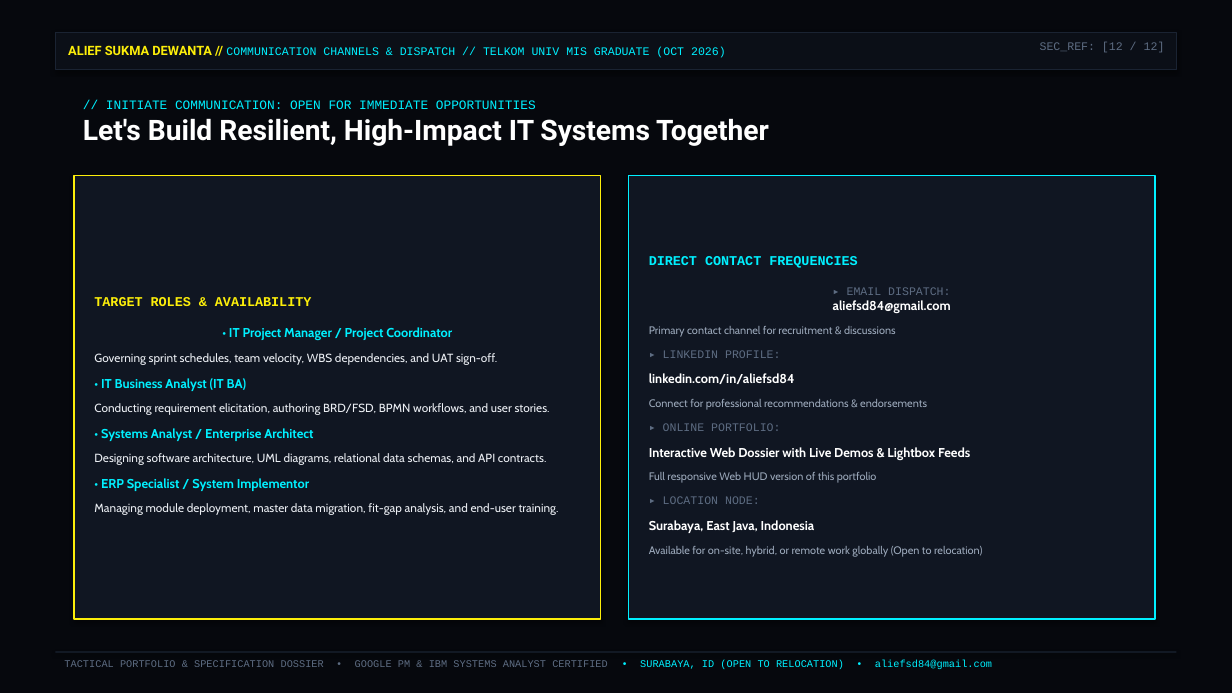
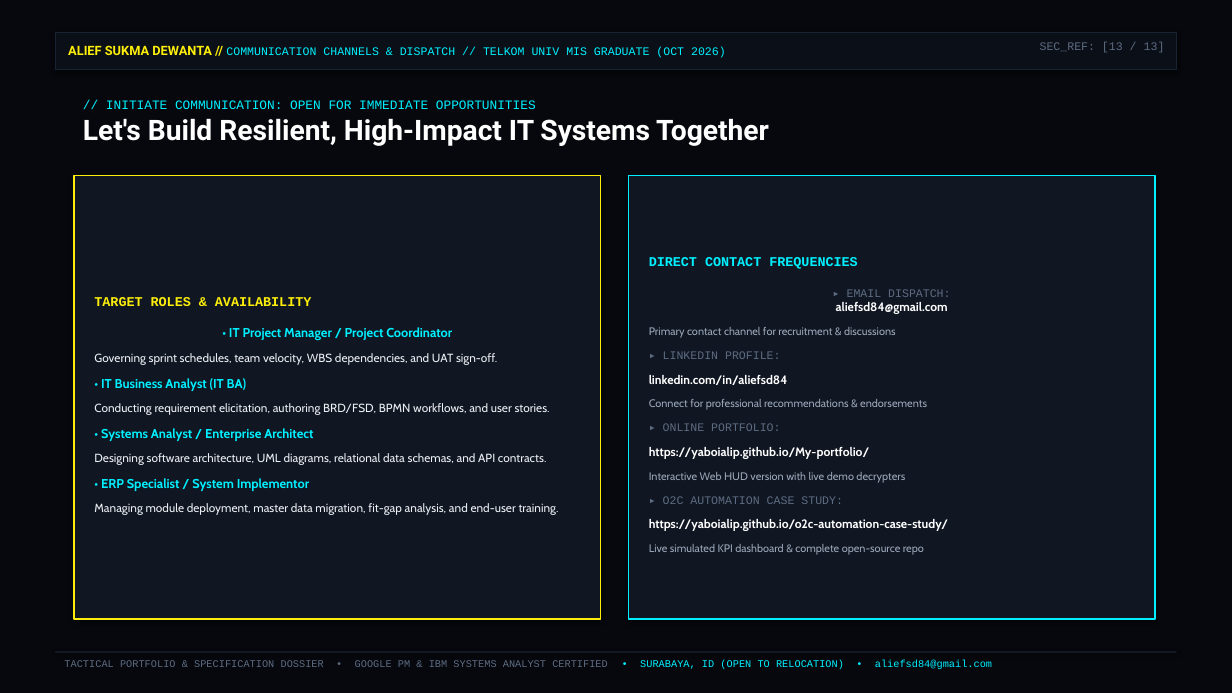
Before and after one commit to Yaboialip/Portfolio-Web-, a slide deck: slide 13 of assets/Alief_Sukma_Dewanta_Portfolio.pptx (slide 12 before the commit). Drawn at 1232x693 pixels with LibreOffice and Linux fonts; fonts in the diff are those of the drawing. Boxes give left, top, right and bottom in pixels: in the first picture for what was removed or moved away, otherwise in the second. Text is boxed around its words. In the diff, an @@ line names an element or a change of style, - is before the commit and + after.

```diff
--- a/assets/Alief_Sukma_Dewanta_Portfolio.pptx
+++ b/assets/Alief_Sukma_Dewanta_Portfolio.pptx
@@ text in rectangle at [649, 289, 950, 410]: size 10 to 9.5 pt in "aliefsd84@gmail.com", "linkedin.com/in/aliefsd84" @@
@@ text in rectangle at [649, 423, 948, 555]: text changed; size 8.5 to 9.5 pt; text colour #9BA8BA to #FFFFFF @@
-▸ ONLINE PORTFOLIO:
-Interactive Web Dossier with Live Demos & Lightbox Feeds
-Full responsive Web HUD version of this portfolio
-▸ LOCATION NODE:
-Surabaya, East Java, Indonesia
-Available for on-site, hybrid, or remote work globally (Open to relocation)
+▸ ONLINE PORTFOLIO:
+https://yaboialip.github.io/My-portfolio/
+Interactive Web HUD version with live demo decrypters
+▸ O2C AUTOMATION CASE STUDY:
+https://yaboialip.github.io/o2c-automation-case-study/
+Live simulated KPI dashboard & complete open-source repo
```
Also in this commit, not shown: 11 other slides changed, 1 slide added, 6 other files.
